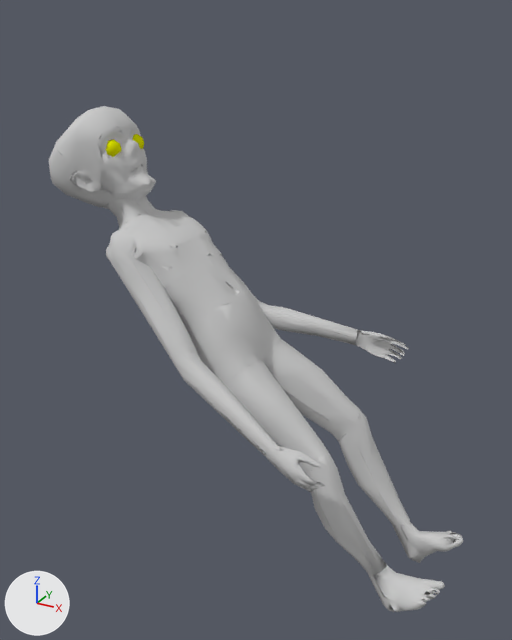
The Blender file data/creatures/alien/alien.blend, before and after one commit.
Rendered twice from a 50 mm lens placed at (0.689, -1.192, 1.244), pointed at (0.023, 0.019, 0.638). The axes (+X, +Y, +Z) are drawn at lower left. The lights are the same throughout.
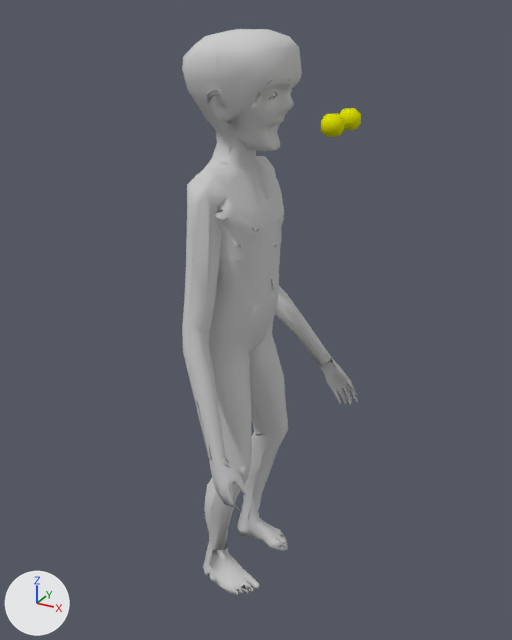
What the commit changed:
Object 'Sphere.001' (ob_sphere_001) moves from (-0.277, -0.04, 0.985) to (0.214, -0.04, 1.059).
Object 'Sphere.001' (ob_sphere_001) turns from (45, 0, 90) to (105, 0, 90) degrees about x, y and z.
Object 'Sphere' (ob_sphere) moves from (-0.277, 0.036, 0.986) to (0.214, 0.036, 1.06).
Object 'Sphere' (ob_sphere) turns from (45, 0, 90) to (105, 0, 90) degrees about x, y and z.
Object 'Body' (ob_body) turns from (45, 0, 90) to (90, 0, 90) degrees about x, y and z.

Boxes [x1, y1, x2, y2] around the edits, measured in the pictures (512 x 640 px):
'Body', turned: before [49, 106, 463, 612]; after [182, 29, 358, 595]
'Sphere.001', moved, turned: before [105, 140, 121, 157]; after [321, 113, 345, 137]
'Sphere', moved, turned: before [133, 134, 144, 149]; after [339, 108, 361, 130]
